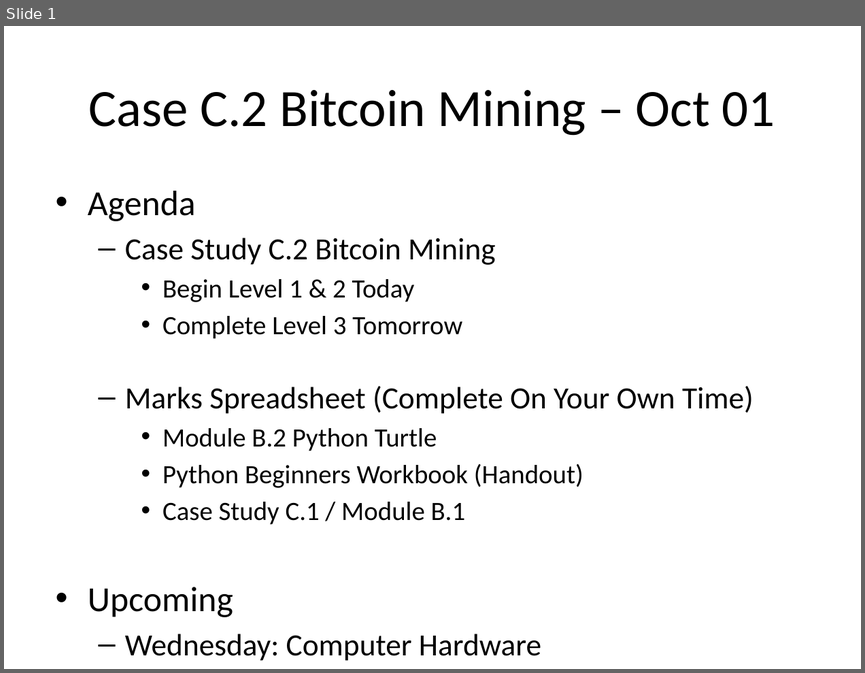
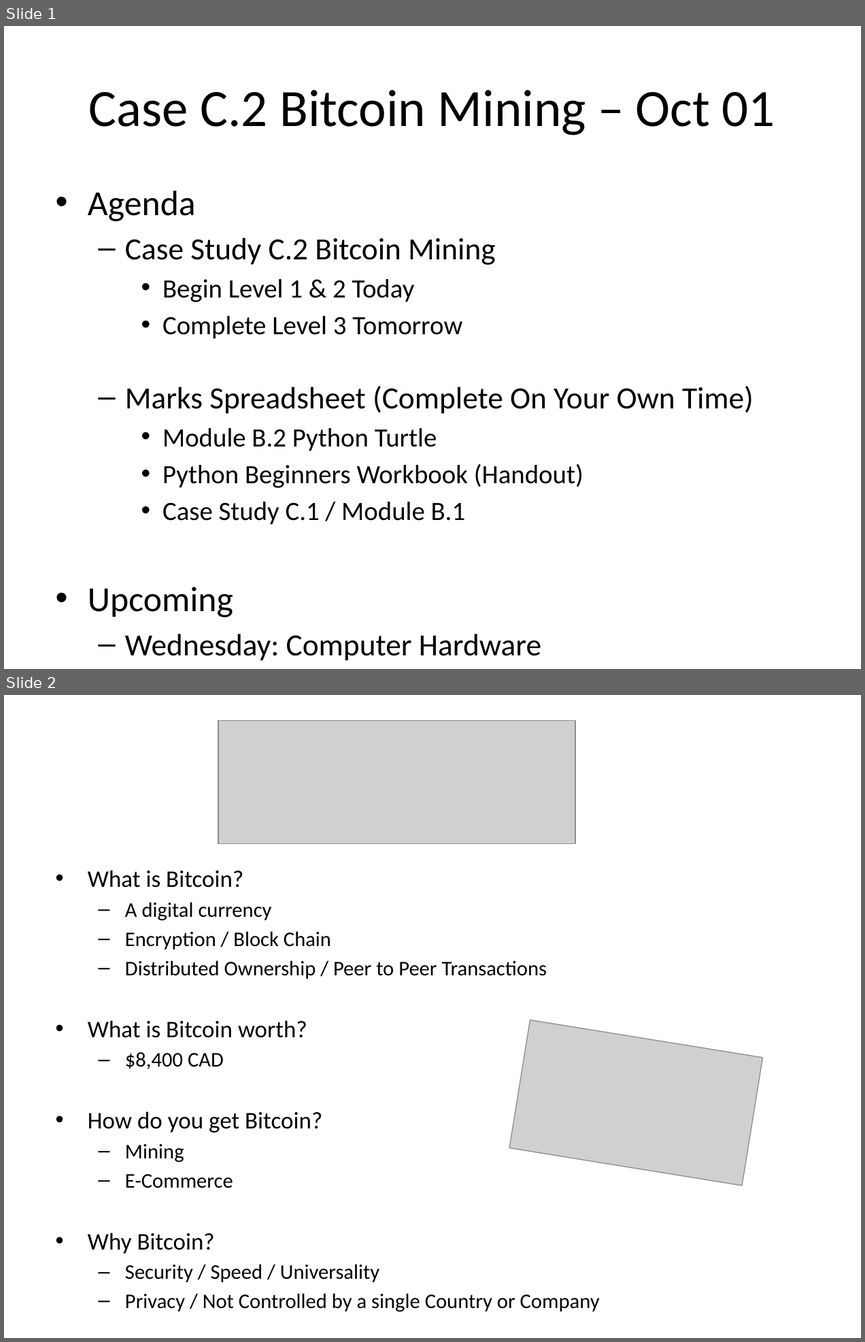
Before and after one commit to optimalcore/ICS2O0, a slide deck: Daily Agendas/Day5.1_BitcoinMining.pptx. Shown one above the other, each under a label of ours: slide 1 before the commit, slides 1 and 2 after it. The pictures are 865x673 and 865x1342 pixels, drawn with LibreOffice and Linux fonts; fonts in the diff are those of the drawing; grey boxes stand for pictures. Boxes give left, top, right and bottom in pixels: in the first picture for what was removed or moved away, otherwise in the second. Text is boxed around its words. In the diff, an @@ line names an element or a change of style, - is before the commit and + after.

Commit message:
209 eod

```diff
--- a/Daily Agendas/Day5.1_BitcoinMining.pptx
+++ b/Daily Agendas/Day5.1_BitcoinMining.pptx
@@ slide 2 added at (4, 695, 861, 1338), background #FFFFFF @@
@@ picture added at (218, 721, 575, 844) @@
@@ text added at (88, 870, 600, 1312), 17.5 pt, text #000000 @@
+• What is Bitcoin?
+  – A digital currency
+  – Encryption / Block Chain
+  – Distributed Ownership / Peer to Peer Transactions
+• What is Bitcoin worth?
+  – $8,400 CAD
+• How do you get Bitcoin?
+  – Mining
+  – E-Commerce
+• Why Bitcoin?
+  – Security / Speed / Universality
+  – Privacy / Not Controlled by a single Country or Company
@@ picture added at (509, 1020, 762, 1185) @@
```
